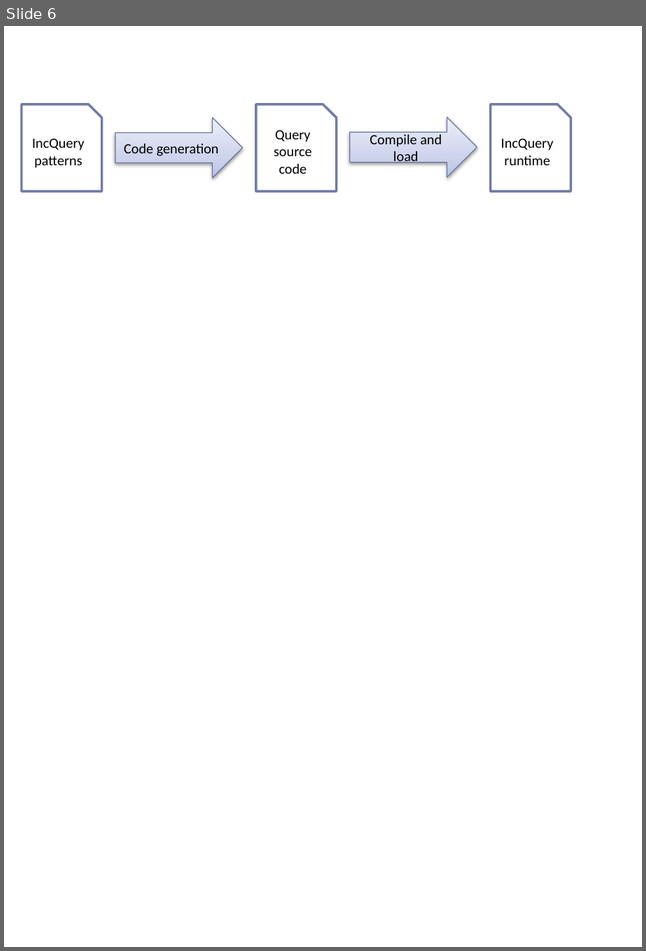
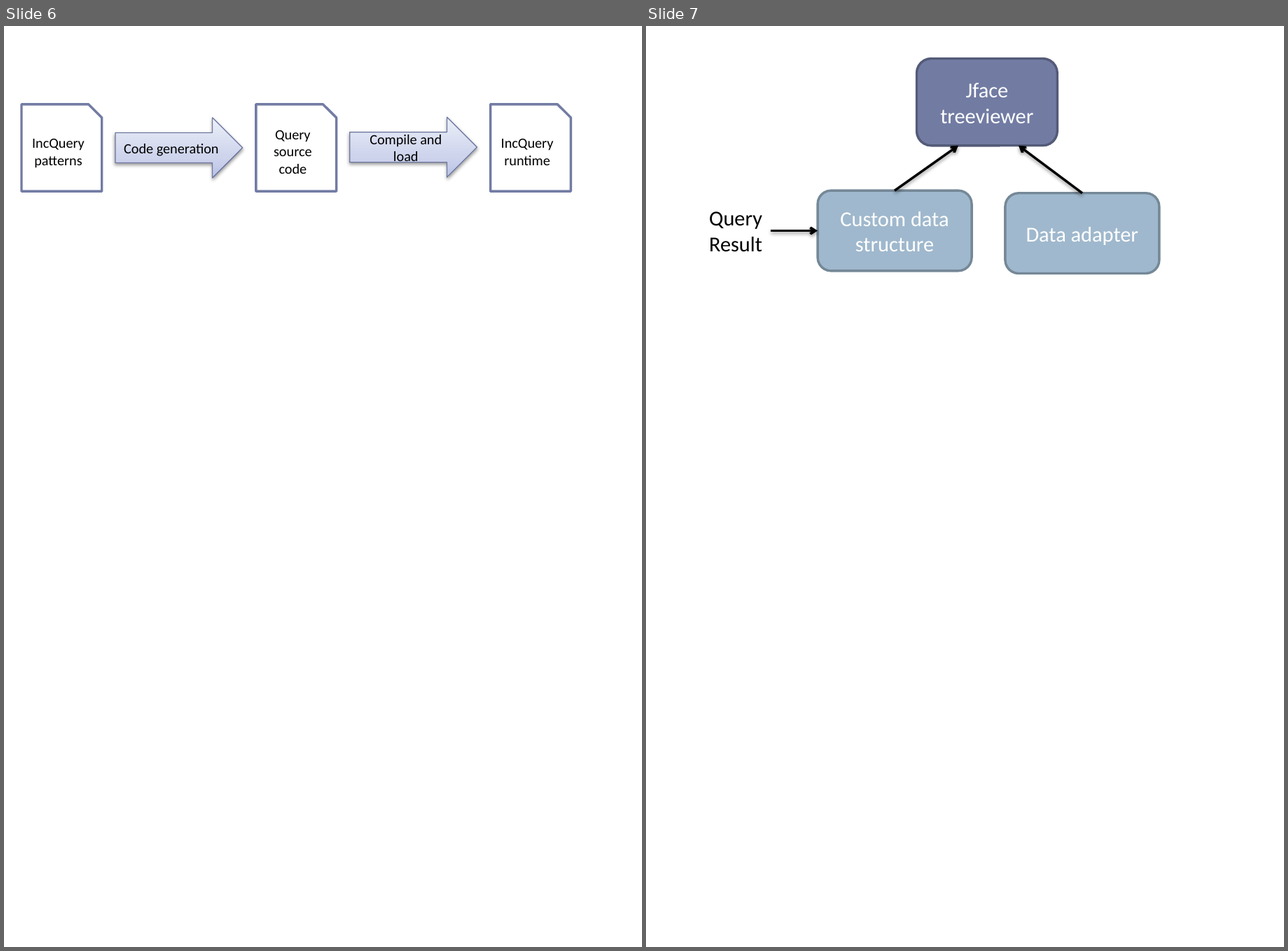
Before and after one commit to donat/incquery-deps, a slide deck: incquery-deps-documentation/visio-diagrams/diagram-source.pptx. Shown side by side, each under a label of ours: slide 6 before the commit, slides 6 and 7 after it. The pictures are 646x951 and 1288x951 pixels, drawn with LibreOffice and Linux fonts; fonts in the diff are those of the drawing. Boxes give left, top, right and bottom in pixels: in the first picture for what was removed or moved away, otherwise in the second. Text is boxed around its words. In the diff, an @@ line names an element or a change of style, - is before the commit and + after.

```diff
--- a/incquery-deps-documentation/visio-diagrams/diagram-source.pptx
+++ b/incquery-deps-documentation/visio-diagrams/diagram-source.pptx
@@ slide 7 added at (x1=646, y1=26, x2=1284, y2=947), background #FFFFFF @@
@@ rounded rectangle added at (x1=916, y1=58, x2=1057, y2=145), fill #727CA3, outline #545C79 2 pt, 18 pt, text #FFFFFF @@
+Jface treeviewer
@@ arrow added from (894, 191) to (958, 146), #000000 2 pt @@
@@ arrow added from (1082, 193) to (1018, 146), #000000 2 pt @@
@@ rounded rectangle added at (x1=818, y1=191, x2=972, y2=271), fill #9FB8CD, outline #768898 2 pt, 18 pt, text #FFFFFF @@
+Custom data structure
@@ rounded rectangle added at (x1=1005, y1=193, x2=1158, y2=273), fill #9FB8CD, outline #768898 2 pt, 18 pt, text #FFFFFF @@
+Data adapter
@@ text added at (x1=709, y1=212, x2=762, y2=252), 18 pt, text #000000 @@
+Query
+Result
@@ arrow added from (771, 231) to (818, 231), #000000 2 pt @@
```
Also in this commit, not shown: 2 other files.
